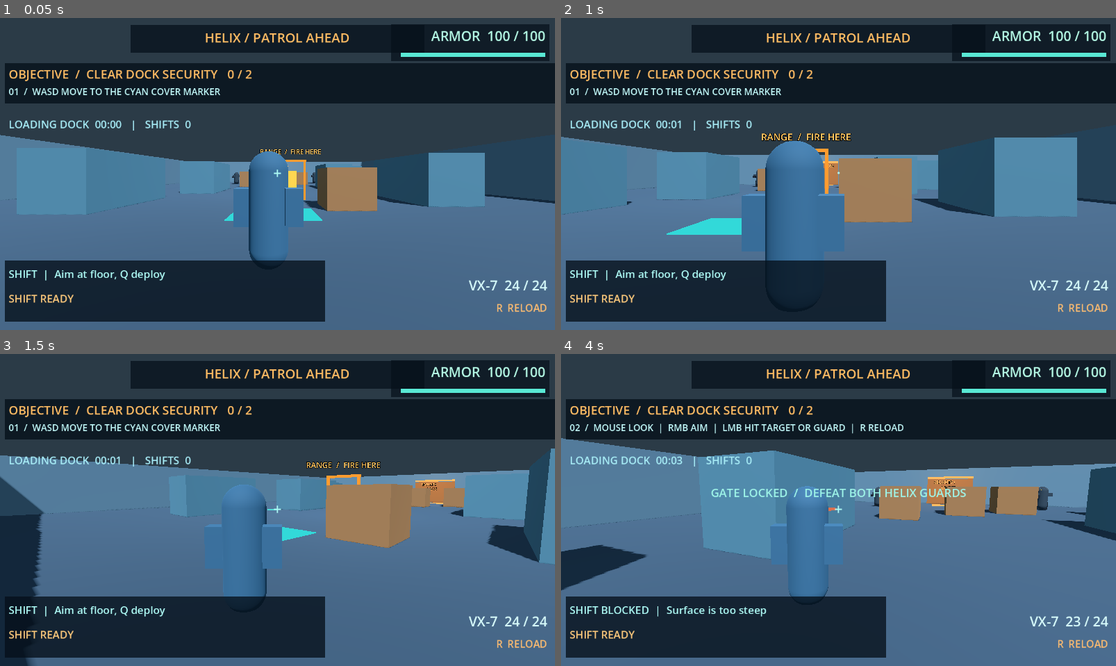
Above: before the commit, frames 1-4 (two rows, left to right).
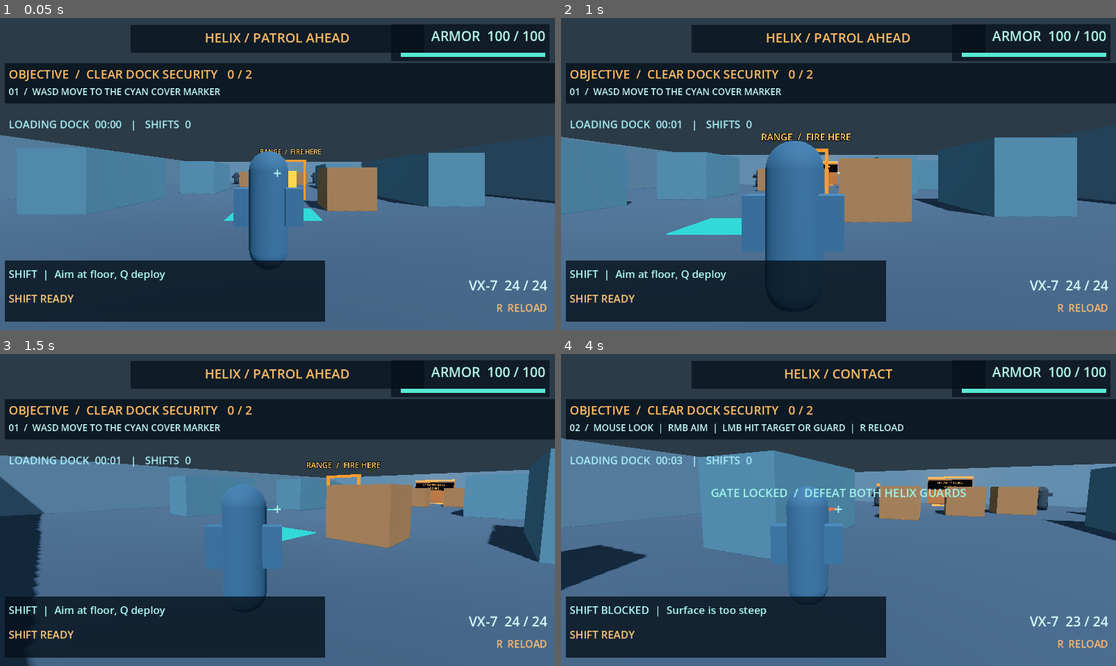
Above: after the commit, the same moments.

Repository: mishraaditya595/swapshot
Game: Godot game, scene res://scenes/main.tscn
The game is run twice, just before and just after one commit, with the same random seed, the same clock (stepped at 60 frames per second) and the same inputs.
Inputs (mouse positions are in pixels of both pictures, inside the frame that each line leads up to):
- Up to frame 1 (0.05 s): no input
- Up to frame 2 (1 s): tap Enter at 0.5 s; move the mouse to (960, 158) at 0.52 s; hold D (move_right) from 0.53 s (still down); hold Right mouse button (aim) from 0.53 s (still down); click (960, 158) at 0.67 s
- Up to frame 3 (1.5 s): move the mouse to (249, 510) at 1.27 s; release D (move_right) at 1.28 s; release Right mouse button (aim) at 1.28 s; hold W (move_forward) from 1.28 s (still down); right-click (249, 510) at 1.35 s
- Up to frame 4 (4 s): keep holding W (move_forward); move the mouse to (849, 503) at 2.02 s; hold Q (deploy_anchor) 2.03-2.78 s; right-click (849, 503) at 2.3 s; move the mouse to (832, 516) at 2.77 s; click (832, 516) at 2.85 s; right-click (832, 516) at 3.05 s; move the mouse to (877, 513) at 3.52 s; hold E (interact) from 3.53 s (still down); right-click (877, 513) at 3.8 s

Frame 1 is identical in both runs. In frame 2, less than 0.1% of the frame differs, in the area x 47-50%, y 46-50%; in frame 3, 0.1%; in frame 4, 0.7%, in the area x 37-75%, y 4-46%.

Commit message:
MS-08: improve dock guard detection, close-range clarity, anchor guidance and gate sign

Diff:
--- a/scenes/levels/loading_dock.tscn
+++ b/scenes/levels/loading_dock.tscn
@@ -36,6 +36,10 @@
 emission = Color(0.95, 0.42, 0.07, 1)
 emission_energy_multiplier = 1.4
 
+[sub_resource type="StandardMaterial3D" id="SignPanelMaterial"]
+shading_mode = 0
+albedo_color = Color(0.015, 0.045, 0.065, 1)
+
 [sub_resource type="StandardMaterial3D" id="AmberDoor"]
 albedo_color = Color(0.49, 0.29, 0.15, 1)
 roughness = 0.74
@@ -76,6 +80,10 @@
 [sub_resource type="BoxMesh" id="DoorMesh"]
 size = Vector3(4.8, 3.0, 0.16)
 material = SubResource("AmberDoor")
+
+[sub_resource type="BoxMesh" id="GateSignPanelMesh"]
+size = Vector3(4.65, 1.12, 0.08)
+material = SubResource("SignPanelMaterial")
 
 [sub_resource type="BoxMesh" id="BeaconMesh"]
 size = Vector3(4.8, 0.24, 0.22)
@@ -205,10 +213,15 @@
 mesh = SubResource("BeaconMesh")
 cast_shadow = 0
 
+[node name="GateSignPanel" type="MeshInstance3D" parent="."]
+position = Vector3(0, 2.3, -21.29)
+mesh = SubResource("GateSignPanelMesh")
+cast_shadow = 0
+
 [node name="GateStatus" type="Label3D" parent="."]
-position = Vector3(0, 2.3, -21.15)
-billboard = 1
-pixel_size = 0.008
+position = Vector3(0, 2.3, -21.12)
+billboard = 0
+pixel_size = 0.006
 font_size = 60
 modulate = Color(1, 0.74, 0.39, 1)
 text = "SECURITY CORE\nLOCKED"
@@ -255,11 +268,13 @@
 
 [node name="GuardWest" parent="." instance=ExtResource("4_guard")]
 position = Vector3(-7.0, 1.03, -15.0)
+detection_range = 20.0
 shot_damage = 8.0
 fire_interval_seconds = 1.7
 
 [node name="GuardEast" parent="." instance=ExtResource("4_guard")]
 position = Vector3(7.0, 1.03, -17.0)
+detection_range = 20.0
 shot_damage = 8.0
 fire_interval_seconds = 1.7
 
--- a/scripts/ms08_loading_dock.gd
+++ b/scripts/ms08_loading_dock.gd
@@ -15,6 +15,7 @@
 @onready var player: CharacterBody3D = $Player
 @onready var ability: Node = $Player/ShiftAbility
 @onready var weapon: Node = $Player/VisualRoot/WeaponPivot/VX7
+@onready var shoulder_camera: Camera3D = $Player/CameraPivot/CameraBoom/Camera3D
 @onready var combat_hud: Node = $Player/CombatHUD
 @onready var practice_target: StaticBody3D = $PracticeTarget
 @onready var route_zone: Area3D = $RouteZone
@@ -84,6 +85,7 @@
     if phase != Phase.ACTIVE:
         return
     elapsed_seconds += delta
+    _update_close_guard_visibility()
     _update_clock()
     if _feedback_remaining > 0.0:
         _feedback_remaining = maxf(0.0, _feedback_remaining - delta)
@@ -91,6 +93,18 @@
             feedback.text = ""
 
 
+# Keep nearby live guards visible by fading Vex's suit instead of moving
+# the camera or its aim ray. The shared camera defaults to no extra fade.
+func _update_close_guard_visibility() -> void:
+    var opacity: float = 1.0
+    for guard: Node in _guards:
+        if _defeated.has(guard):
+            continue
+        var distance: float = player.global_position.distance_to((guard as Node3D).global_position)
+        opacity = minf(opacity, 0.22 + 0.78 * smoothstep(1.3, 4.0, distance))
+    shoulder_camera.set("external_visual_opacity", opacity)
+
+
 func _on_route_entered(body: Node3D) -> void:
     if body != player or phase != Phase.ACTIVE:
         return
@@ -125,7 +139,12 @@
 
 func _on_anchor_rejected(reason: String) -> void:
     if phase == Phase.ACTIVE and step == Step.ANCHOR:
-        _show_feedback("ANCHOR NOT SET  /  " + reason)
+        if reason.begins_with("Out of range"):
+            _show_feedback("ANCHOR TOO FAR  /  AIM DOWN WITHIN 18 M")
+        elif reason == "No surface under crosshair":
+            _show_feedback("NO FLOOR TARGET  /  AIM DOWN AT NEARBY GROUND")
+        else:
+            _show_feedback("ANCHOR NOT SET  /  " + reason)
 
 
 func _on_shift_rejected(reason: String) -> void:
@@ -191,7 +210,7 @@
         Step.RIFLE:
             hint.text = "02  /  MOUSE LOOK  |  RMB AIM  |  LMB HIT TARGET OR GUARD  |  R RELOAD"
         Step.ANCHOR:
-            hint.text = "03  /  AIM AT CLEAR FLOOR  |  Q PLACE ANCHOR (CYAN = SAFE)"
+            hint.text = "03  /  AIM DOWN AT CLEAR FLOOR WITHIN 18 M  |  Q PLACE ANCHOR"
         Step.SHIFT:
             hint.text = "04  /  LEFT SHIFT TELEPORT TO ANCHOR  |  LEAVE AN ECHO"
         Step.COMBAT:
--- a/scripts/shoulder_camera.gd
+++ b/scripts/shoulder_camera.gd
@@ -21,6 +21,9 @@
 var _distance: float = 0.0
 var _shoulder: float = 0.0
 var _visual_opacity: float = 1.0
+# A mission may ask for a closer view of enemies by fading only the player's
+# rendered suit. Default 1.0 preserves the camera in every other arena.
+var external_visual_opacity: float = 1.0
 var _side_query: PhysicsShapeQueryParameters3D
 var _suit_material: StandardMaterial3D
 var _visor_material: StandardMaterial3D
@@ -106,8 +109,9 @@
 func _update_player_visibility(delta: float) -> void:
     # Start fading before the suit reaches the lens and hide it completely
     # while the boom is compressed. Alpha is Compatibility-renderer safe.
-    var desired_opacity: float = smoothstep(
-        fade_full_distance, maxf(fade_full_distance + 0.01, fade_start_distance), _distance
+    var desired_opacity: float = minf(
+        smoothstep(fade_full_distance, maxf(fade_full_distance + 0.01, fade_start_distance), _distance),
+        clampf(external_visual_opacity, 0.0, 1.0)
     )
     # Hide immediately in a tight space; fade back in smoothly as we leave.
     _visual_opacity = minf(
Not shown: 1 places in scenes/levels/loading_dock.tscn that only renumber resources
